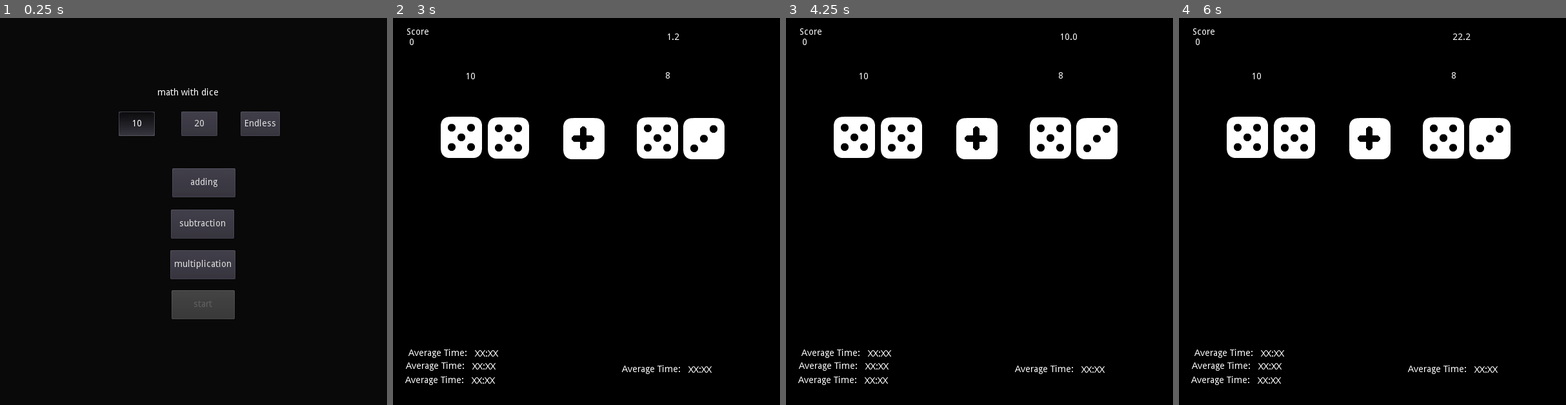
Above: before the commit, frames 1-4 (left to right).
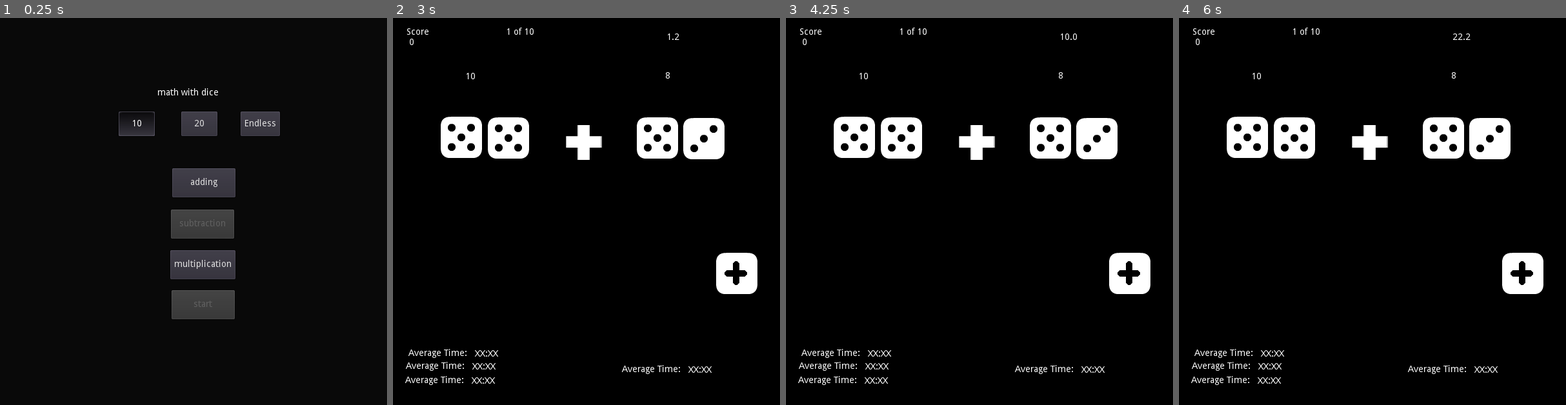
Above: after the commit, the same moments.

Repository: sugarvoid/math-with-dice
Game: Godot game, scene res://game/title_screen.tscn
The game is run twice, just before and just after one commit, with the same random seed, the same clock (stepped at 60 frames per second) and the same inputs.
Inputs:
- Up to frame 1 (0.25 s): no input
- Up to frame 2 (3 s): click "Endless" at 0.5 s; click "Endless" at 1.25 s; click "adding" at 2 s; click "start" at 2.75 s
- Up to frame 3 (4.25 s): tap Enter at 3.5 s
- Up to frame 4 (6 s): tap Space at 5 s

The runs differ from the first frame. In frame 1, less than 0.1% of the frame differs, in the area x 46-59%, y 52-54%; in frame 2, 1.8%, in the area x 29-95%, y 2-72%; in frame 3, 1.8%; in frame 4, 1.8%.

Commit message:
Add label for operator and round info

Diff:
--- a/game/game.gd
+++ b/game/game.gd
@@ -58,10 +58,13 @@
 	match Global.math_mode:
 		Global.MATHMODE.ADD:
 			$Operator.frame = 2
+			$HUD/LblOperator.text = "+"
 		Global.MATHMODE.SUBTRACT:
 			$Operator.frame = 1
+			$HUD/LblOperator.text = "-"
 		Global.MATHMODE.MULTIPLY:
 			$Operator.frame = 0
+			$HUD/LblOperator.text = "*"
 
 func start_new_round() -> void:
 	self.operator = Global.math_mode
--- a/game/game.tscn
+++ b/game/game.tscn
@@ -29,6 +29,19 @@
 [node name="HUD" type="CanvasLayer" parent="."]
 script = ExtResource( 4 )
 
+[node name="RoundInfo" type="Control" parent="HUD"]
+margin_left = -6.0
+margin_top = -27.0
+margin_right = 606.0
+margin_bottom = 116.0
+
+[node name="LblRound" type="Label" parent="HUD/RoundInfo"]
+margin_left = 181.0
+margin_top = 42.0
+margin_right = 280.0
+margin_bottom = 81.0
+text = "1 of 10"
+
 [node name="LblInput" type="Label" parent="HUD"]
 anchor_left = 0.5
 anchor_top = 1.0
@@ -40,6 +53,21 @@
 margin_bottom = -152.0
 custom_fonts/font = SubResource( 1 )
 text = "0000"
+
+[node name="LblOperator" type="Label" parent="HUD"]
+anchor_left = 0.5
+anchor_top = 1.0
+anchor_right = 0.5
+anchor_bottom = 1.0
+margin_left = -68.0
+margin_top = -482.0
+margin_right = 7.99994
+margin_bottom = -395.0
+rect_scale = Vector2( 1.7, 1.7 )
+custom_fonts/font = SubResource( 1 )
+text = "+"
+align = 1
+valign = 1
 
 [node name="LblTime" type="Label" parent="HUD"]
 margin_left = 424.0
@@ -54,7 +82,7 @@
 margin_right = 160.0
 margin_bottom = 97.0
 
-[node name="LblScore2" type="Label" parent="HUD"]
+[node name="StaticScore" type="Label" parent="HUD"]
 margin_left = 21.0
 margin_top = 15.0
 margin_right = 76.0
@@ -146,7 +174,7 @@
 position = Vector2( 482, 187 )
 
 [node name="Operator" type="Sprite" parent="."]
-position = Vector2( 296, 187 )
+position = Vector2( 533, 396 )
 texture = ExtResource( 5 )
 hframes = 4
 frame = 2
--- a/game/hud.gd
+++ b/game/hud.gd
@@ -2,6 +2,7 @@
 
 
 onready var lbl_input: Label = $LblInput
+onready var lbl_score: Label = get_node("LblScore")
 
 var lbl_input_length: int
 
--- a/game/title_screen.tscn
+++ b/game/title_screen.tscn
@@ -29,6 +29,7 @@
 margin_top = 297.0
 margin_right = 363.0
 margin_bottom = 342.0
+disabled = true
 toggle_mode = true
 group = ExtResource( 3 )
 text = "subtraction"
